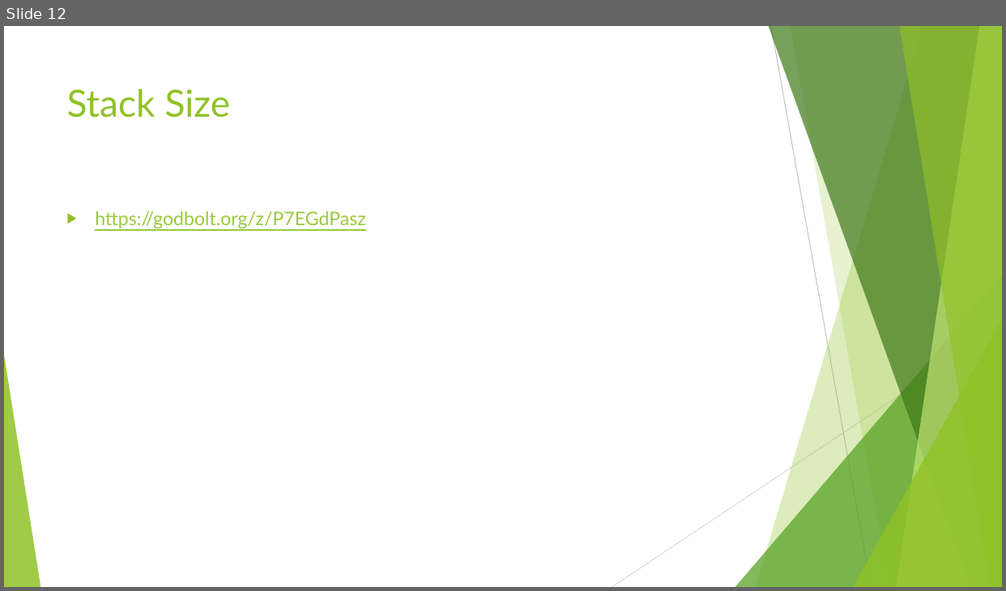
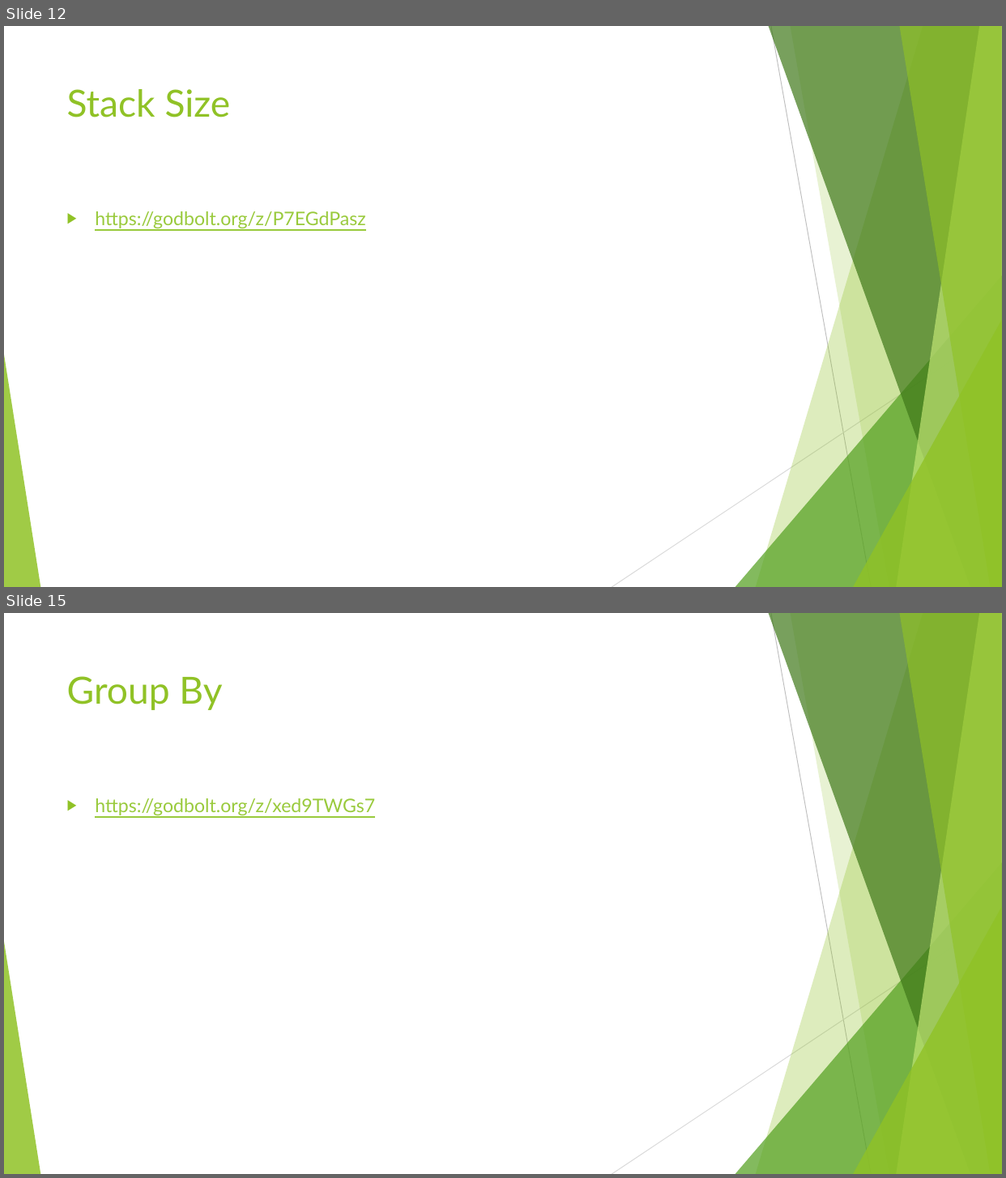
Before and after one commit to jbandela/cpp-from-the-sky-down, a slide deck: Presentations/SPL - Presentation.pptx. Shown one above the other, each under a label of ours: slide 12 before the commit, slides 12 and 15 after it; the slides between them are not shown. The pictures are 1006x591 and 1006x1178 pixels, drawn with LibreOffice and Linux fonts; fonts in the diff are those of the drawing. Boxes give left, top, right and bottom in pixels: in the first picture for what was removed or moved away, otherwise in the second. Text is boxed around its words. In the diff, an @@ line names an element or a change of style, - is before the commit and + after.

```diff
--- a/Presentations/SPL - Presentation.pptx
+++ b/Presentations/SPL - Presentation.pptx
@@ slide 15 added at [4,613,1002,1174], background #FFFFFF; not listed: 10 template elements that a slide beside it also shows @@
@@ title added at [67,676,222,710], 36 pt, text #90C226 @@
+Group By
@@ text added at [95,798,375,815], 18 pt, text #99CA3C, underline @@
+▶ https://godbolt.org/z/xed9TWGs7
```
Also in this commit, not shown: 4 other slides added.
